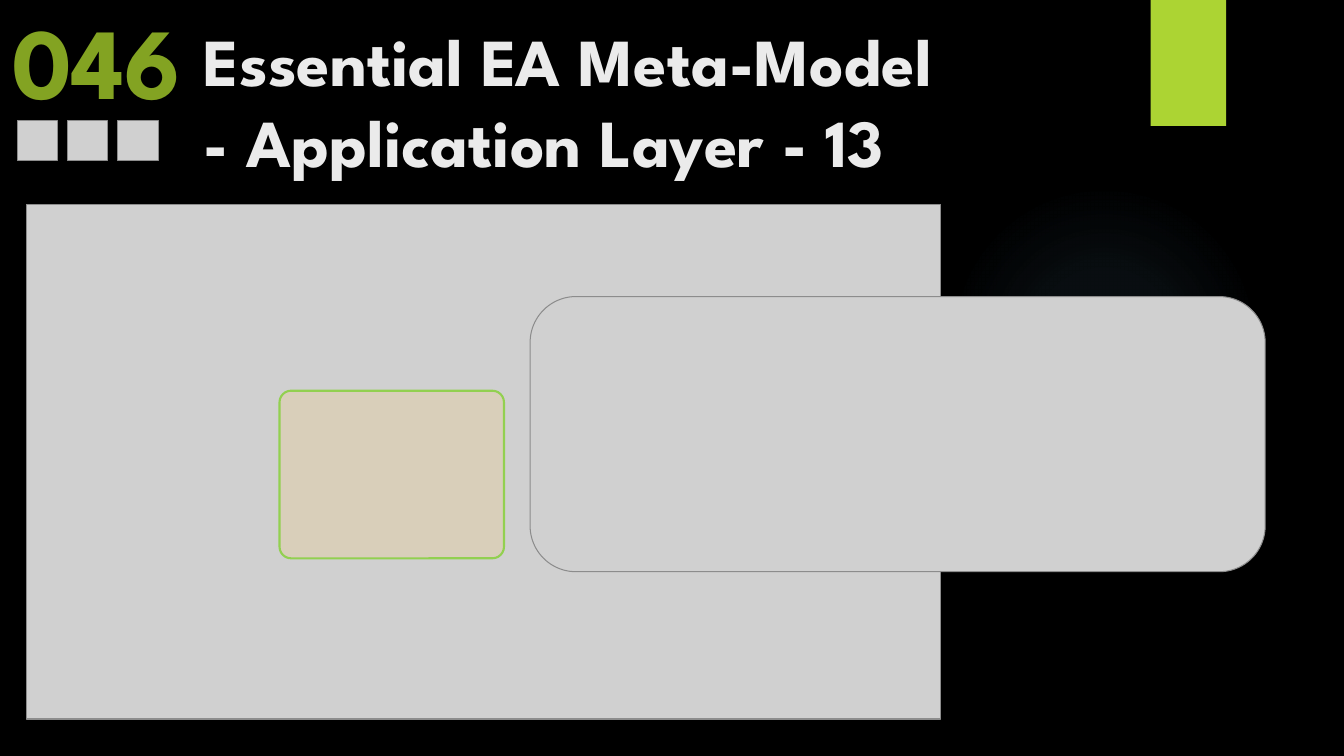
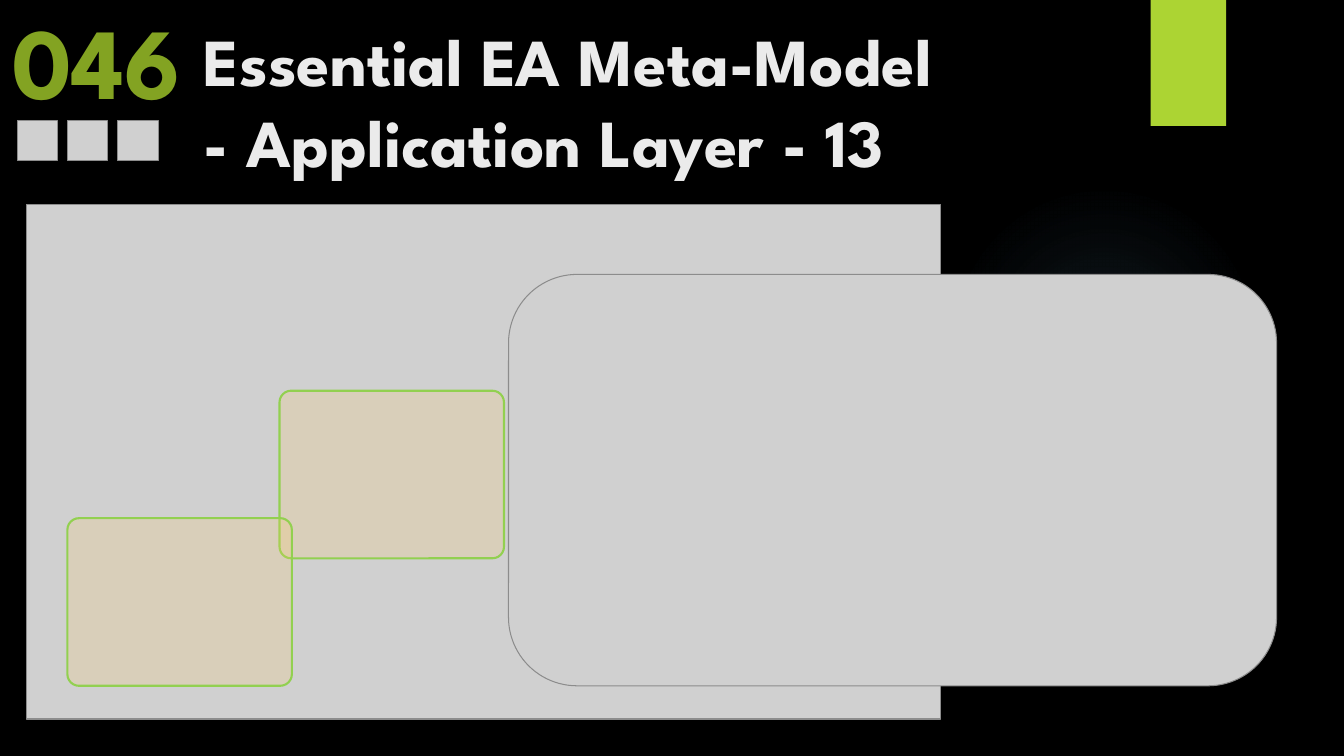
Before and after one commit to yasenstar/EA_MetaModel, a slide deck: slide 81 of Master_EAS_Meta-Model.pptx. Drawn at 1344x756 pixels with LibreOffice and Linux fonts; fonts in the diff are those of the drawing; grey boxes stand for pictures; background and template pictures are left out. Boxes give left, top, right and bottom in pixels: in the first picture for what was removed or moved away, otherwise in the second. Text is boxed around its words. In the diff, an @@ line names an element or a change of style, - is before the commit and + after.

```diff
--- a/Master_EAS_Meta-Model.pptx
+++ b/Master_EAS_Meta-Model.pptx
@@ picture: place and size @@
-picture at bbox=[530, 296, 1265, 572]
+picture at bbox=[509, 274, 1277, 686]
@@ rounded rectangle added at bbox=[68, 518, 292, 686], fill #FFCC66 at 20% opacity, outline #92D050 1.5 pt @@
```
Also in this commit, not shown: 3 other slides changed, 5 slides added, 17 other files.
